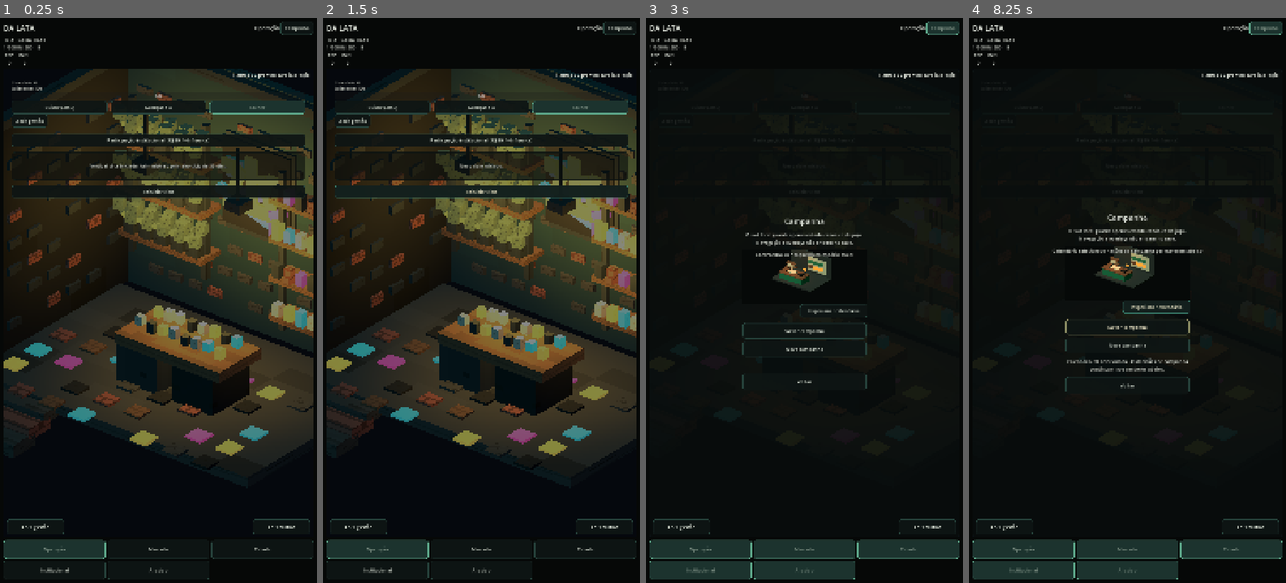
Above: before the commit, frames 1-4 (left to right).
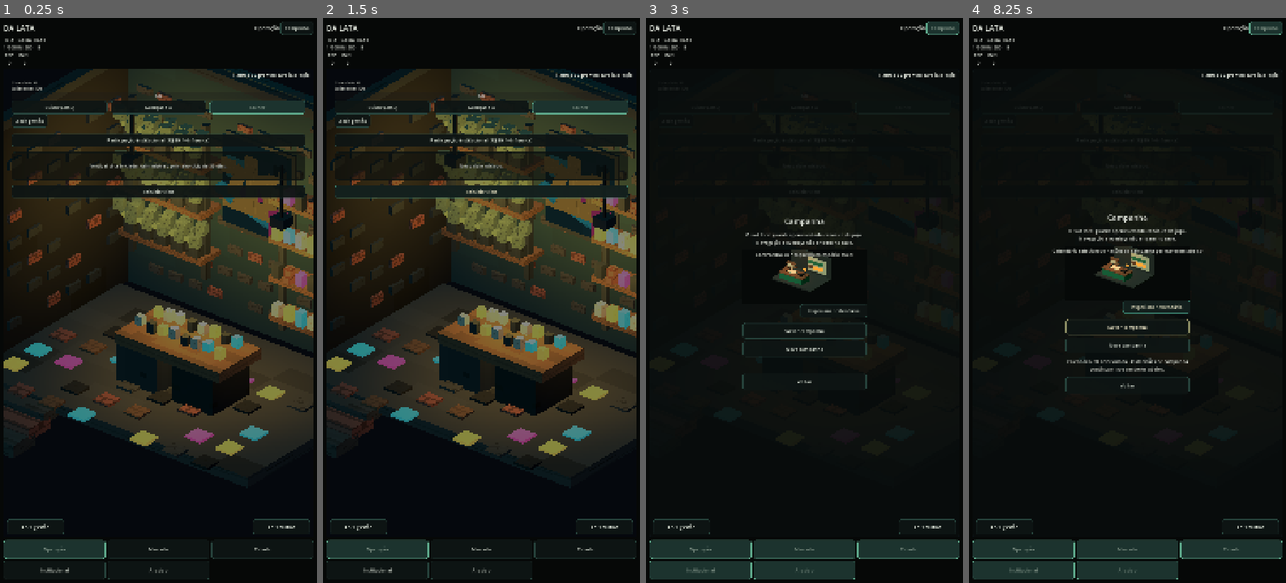
Above: after the commit, the same moments.

Repository: az1nn/growing-rio
Game: Godot game, scene res://scenes/shell/game_shell.tscn
Same seed, same stepped clock (60 frames per second), same inputs: the game is played once before the commit and once after it.
Inputs:
- Up to frame 1 (0.25 s): no input
- Up to frame 2 (1.5 s): click "Reiniciar ciclo" at 0.5 s; click "Reiniciar ciclo" at 1.25 s
- Up to frame 3 (3 s): click "Reiniciar ciclo" at 2 s; click "Campanha" at 2.75 s
- Up to frame 4 (8.25 s): click "Abrir gestão" at 3.5 s; click "Abrir cultivo" at 4.25 s; click "Cuidar (-R$5)" at 5 s; click "Avançar dia" at 5.75 s; click "Abrir gestão" at 6.5 s; click "Participação institucional (-…" at 7.25 s; click "Inspecionar calendário" at 8 s

The runs differ from the first frame. In frame 1, 1.8% of the frame differs, in the area x 38-93%, y 17-39%; in frame 2, 1.9%; in frame 3, less than 0.1%; in frame 4, less than 0.1%.

Commit message:
fix(012): restore Operation crown contrast

Diff:
--- a/scenes/visual/operation_diorama.gd
+++ b/scenes/visual/operation_diorama.gd
@@ -1388,7 +1388,7 @@
 
     # The dark crown field is deliberately bounded to the unobstructed corridor:
     # garden right edge ~= -0.82, supply left edge ~= +0.72.
-    _add_box(rebuild, "CrownField", Vector3(-0.04, 2.56, -2.17), Vector3(1.32, 1.48, 0.045), &"structural_dark")
+    _add_box(rebuild, "CrownField", Vector3(-0.04, 2.56, -2.17), Vector3(1.32, 1.48, 0.045), &"petrol_shadow")
     _add_box(rebuild, "CrownBase", Vector3(-0.04, 2.29, -2.05), Vector3(1.12, 0.23, 0.055), &"accent_amber")
     _add_box(rebuild, "CrownPeakLeft", Vector3(-0.36, 2.58, -2.04), Vector3(0.20, 0.72, 0.055), &"accent_amber", Vector3(0.0, 0.0, -0.38))
     _add_box(rebuild, "CrownPeakMiddle", Vector3(-0.04, 2.68, -2.04), Vector3(0.20, 0.86, 0.055), &"accent_amber")
@@ -1398,18 +1398,26 @@
     _add_box(rebuild, "CrownTipRight", Vector3(0.40, 2.88, -2.03), Vector3(0.23, 0.23, 0.055), &"accent_amber")
     _add_box(rebuild, "CrownSlashCyan", Vector3(-0.55, 2.39, -2.02), Vector3(0.35, 0.13, 0.055), &"accent_cyan", Vector3(0.0, 0.0, -0.44))
     _add_box(rebuild, "CrownSlashMagenta", Vector3(0.49, 2.38, -2.02), Vector3(0.35, 0.13, 0.055), &"accent_magenta", Vector3(0.0, 0.0, 0.44))
-    _add_point_light(rebuild, "CrownGlow", Vector3(-0.04, 2.48, -1.32), &"accent_amber", 10.2, 2.8)
+    # Candidate 9: Candidate 8 exposed the cluster, but the exact-head pixels
+    # showed that the very strong crown light flattened amber/cyan/magenta into
+    # one pale mass. Keep the same geometry and lock its authored colors while
+    # retaining a bounded halo on the surrounding wall.
+    _stabilize_accepted_focal_materials(rebuild)
+    _add_point_light(rebuild, "CrownGlow", Vector3(-0.04, 2.48, -1.32), &"accent_amber", 4.2, 2.45)
 
     _add_box(rebuild, "FanFrameTop", Vector3(1.42, 3.92, -2.24), Vector3(0.92, 0.07, 0.07), &"painted_metal")
     _add_box(rebuild, "FanFrameBottom", Vector3(1.42, 3.13, -2.24), Vector3(0.92, 0.07, 0.07), &"painted_metal")
     _add_box(rebuild, "FanBladeVertical", Vector3(1.42, 3.52, -2.18), Vector3(0.10, 0.70, 0.06), &"painted_metal")
     _add_box(rebuild, "FanBladeHorizontal", Vector3(1.42, 3.52, -2.18), Vector3(0.70, 0.10, 0.06), &"painted_metal")
-    _add_box(rebuild, "PendantCordLeft", Vector3(-1.02, 3.72, -0.70), Vector3(0.04, 0.88, 0.04), &"structural_dark")
-    _add_box(rebuild, "PendantShadeLeft", Vector3(-1.02, 3.28, -0.70), Vector3(0.30, 0.16, 0.30), &"painted_metal")
-    _add_point_light(rebuild, "PendantLightLeft", Vector3(-1.02, 3.14, -0.70), &"accent_amber", 4.8, 2.5)
-    _add_box(rebuild, "PendantCordRight", Vector3(0.88, 3.78, -0.58), Vector3(0.04, 0.96, 0.04), &"structural_dark")
-    _add_box(rebuild, "PendantShadeRight", Vector3(0.88, 3.30, -0.58), Vector3(0.30, 0.16, 0.30), &"painted_metal")
-    _add_point_light(rebuild, "PendantLightRight", Vector3(0.88, 3.15, -0.58), &"accent_amber", 4.6, 2.5)
+    # Keep both existing pendants outside the crown corridor. Candidate 8 fixed
+    # garden/supply occlusion but the nearer right cord/shade still crossed the
+    # player-facing crown silhouette.
+    _add_box(rebuild, "PendantCordLeft", Vector3(-1.28, 3.72, -0.70), Vector3(0.04, 0.88, 0.04), &"structural_dark")
+    _add_box(rebuild, "PendantShadeLeft", Vector3(-1.28, 3.28, -0.70), Vector3(0.24, 0.16, 0.24), &"painted_metal")
+    _add_point_light(rebuild, "PendantLightLeft", Vector3(-1.28, 3.14, -0.70), &"accent_amber", 4.8, 2.5)
+    _add_box(rebuild, "PendantCordRight", Vector3(1.72, 3.78, -0.58), Vector3(0.04, 0.96, 0.04), &"structural_dark")
+    _add_box(rebuild, "PendantShadeRight", Vector3(1.72, 3.30, -0.58), Vector3(0.24, 0.16, 0.24), &"painted_metal")
+    _add_point_light(rebuild, "PendantLightRight", Vector3(1.72, 3.15, -0.58), &"accent_amber", 4.6, 2.5)
 
     var floor_roles: Array[StringName] = [&"worn_concrete", &"structural_dark", &"brick_coral", &"repaired_wood", &"accent_cyan", &"accent_magenta", &"accent_amber"]
     for row in range(5):
@@ -1456,6 +1464,40 @@
         focal_material.emission = source_material.albedo_color
         focal_material.emission_energy_multiplier = 0.62
         leaf.material_override = focal_material
+
+
+func _stabilize_accepted_focal_materials(rebuild: Node3D) -> void:
+    # ARTIST/CENA Candidate 9: these are the existing Candidate-8 focal meshes,
+    # not a new dressing generation. Unshaded authored swatches preserve the
+    # amber crown and cyan/magenta marks while the bounded CrownGlow lights only
+    # their dark wall pocket instead of washing the focal geometry toward white.
+    var focal_names := [
+        "CrownField",
+        "CrownBase",
+        "CrownPeakLeft",
+        "CrownPeakMiddle",
+        "CrownPeakRight",
+        "CrownTipLeft",
+        "CrownTipMiddle",
+        "CrownTipRight",
+        "CrownSlashCyan",
+        "CrownSlashMagenta",
+        "GraffitiStrokeCyan",
+        "GraffitiStrokeMagenta",
+        "GraffitiPixelCyan",
+        "GraffitiPixelMagenta",
+    ]
+    for node_name in focal_names:
+        var mesh_instance := rebuild.get_node_or_null(node_name) as MeshInstance3D
+        if mesh_instance == null:
+            continue
+        var source_material := mesh_instance.material_override as StandardMaterial3D
+        if source_material == null:
+            continue
+        var stable_material := source_material.duplicate() as StandardMaterial3D
+        stable_material.shading_mode = BaseMaterial3D.SHADING_MODE_UNSHADED
+        stable_material.emission_enabled = false
+        mesh_instance.material_override = stable_material
 
 
 func _configure_v1_pixel_foliage() -> void:
--- a/tests/operation_v1_diorama_test.gd
+++ b/tests/operation_v1_diorama_test.gd
@@ -149,6 +149,22 @@
     if crown.position.z <= crown_field.position.z or graffiti_cyan.position.z <= crown_field.position.z:
         _fail("Feature 012 R04 Candidate-8 crown/graffiti depth order is occluding the focal signature.")
         return
+    var crown_material := crown.material_override as StandardMaterial3D
+    var crown_field_material := crown_field.material_override as StandardMaterial3D
+    if crown_material == null or crown_field_material == null:
+        _fail("Feature 012 R04 Candidate-9 focal materials are missing.")
+        return
+    if crown_material.shading_mode != BaseMaterial3D.SHADING_MODE_UNSHADED or crown_material.emission_enabled:
+        _fail("Feature 012 R04 Candidate-9 amber crown color-stability contract regressed.")
+        return
+    if crown_field_material.shading_mode != BaseMaterial3D.SHADING_MODE_UNSHADED or crown_field_material.emission_enabled:
+        _fail("Feature 012 R04 Candidate-9 dark focal field contrast regressed.")
+        return
+    var pendant_left := scene.get_node("Viewport/World/OperationV1AcceptedRebuild/PendantShadeLeft") as MeshInstance3D
+    var pendant_right := scene.get_node("Viewport/World/OperationV1AcceptedRebuild/PendantShadeRight") as MeshInstance3D
+    if pendant_left.position.x > -1.20 or pendant_right.position.x < 1.60:
+        _fail("Feature 012 R04 Candidate-9 pendants re-entered the crown sightline.")
+        return
     if not _has_emissive_material(garden):
         _fail("Feature 012 R04 Candidate-7 garden lost its local foliage separation treatment.")
         return
@@ -187,8 +203,11 @@
     if warm_practical.light_energy > 6.50:
         _fail("Feature 012 R04 Candidate-7 restored global amber flattening.")
         return
-    if garden_warm.light_energy < 7.0 or workbench_warm.light_energy < 7.8 or crown_warm.light_energy < 9.4:
-        _fail("Feature 012 R04 Candidate-7 local amber focal hierarchy regressed.")
+    if garden_warm.light_energy < 7.0 or workbench_warm.light_energy < 7.8:
+        _fail("Feature 012 R04 Candidate-7 local amber garden/workbench hierarchy regressed.")
+        return
+    if crown_warm.light_energy < 3.8 or crown_warm.light_energy > 4.8:
+        _fail("Feature 012 R04 Candidate-9 crown halo escaped its bounded contrast range.")
         return
     if not scene.has_pointer_interaction() or not scene.has_secondary_pointer_interaction() or not scene.has_workbench_pointer_interaction():
         _fail("Feature 012 R04 lost pointer/touch hotspot picking.")
Not shown, changed: .siga/session-claim-012-r04-operation-v1.md
Not shown, changed: specs/012-artist-v1-runtime-parity/operation-runtime-review.md
Not shown, changed: specs/012-artist-v1-runtime-parity/tasks.md
